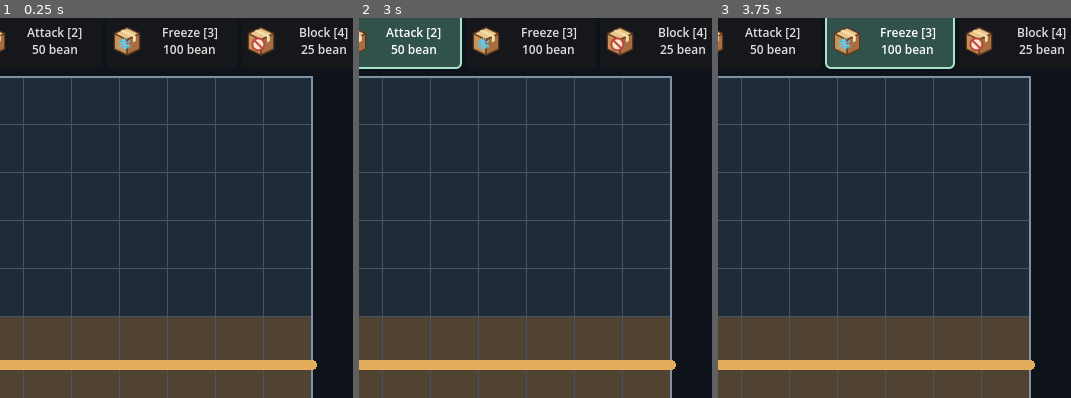
Above: before the commit, frames 1-3 (left to right).
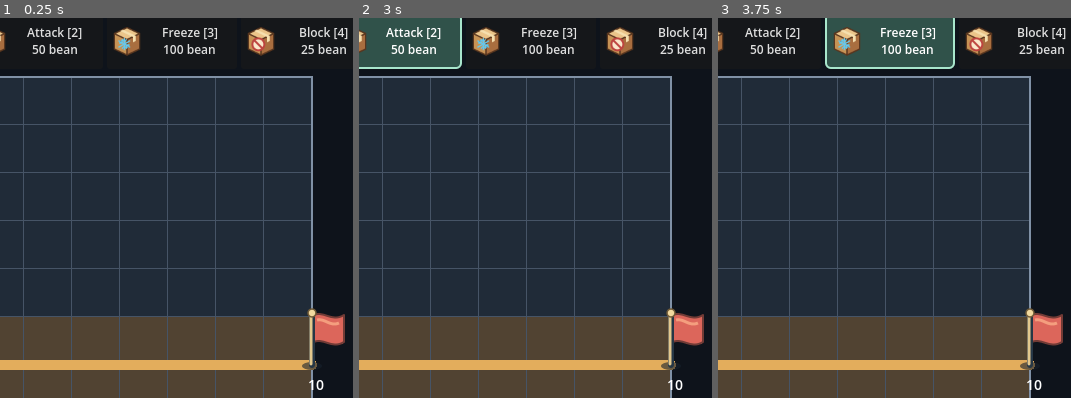
Above: after the commit, the same moments.

Repository: Charka123/GodotGame
Game: Godot game, scene res://scenes/main.tscn
Same seed, same stepped clock (60 frames per second), same inputs: the game is played once before the commit and once after it.
Inputs:
- Up to frame 1 (0.25 s): no input
- Up to frame 2 (3 s): click "Start Wave [N / Start]" at 0.5 s; click "Start Wave [N / Start]" at 1.25 s; click "Production [1] 0 bean" at 2 s; click "Attack [2] 50 bean" at 2.75 s
- Up to frame 3 (3.75 s): click "Freeze [3] 100 bean" at 3.5 s
The pictures show only the part of the screen within x 46-96%, y 1-51%; the shares and areas given below are measured in that part.

The runs differ from the first frame. In frame 1, 1.1% of the frame differs, in the area x 85-98%, y 76-98%; in frame 2, 1.1%; in frame 3, 1.1%.

Commit message:
Implemented a flag system for players to have up to 10 misses.

Diff:
--- /dev/null
+++ b/assets/goal_flag.svg
@@ -0,0 +1,8 @@
+<svg xmlns="http://www.w3.org/2000/svg" width="48" height="64" viewBox="0 0 48 64">
+  <ellipse cx="12" cy="59" rx="10" ry="4" fill="#17212c" fill-opacity=".6"/>
+  <path d="M12 9C23 2 31 16 44 8V35C31 43 23 29 12 36Z" fill="#dc665b" stroke="#713b36" stroke-width="2" stroke-linejoin="round"/>
+  <path d="M17 13C25 11 30 20 39 16" fill="none" stroke="#f49e7e" stroke-width="3"/>
+  <path d="M12 7V58" stroke="#263746" stroke-width="6" stroke-linecap="round"/>
+  <path d="M11 7V57" stroke="#e3c88d" stroke-width="3" stroke-linecap="round"/>
+  <circle cx="12" cy="6" r="4" fill="#f1d99f" stroke="#715b38" stroke-width="1.5"/>
+</svg>
--- /dev/null
+++ b/scenes/goal_flag.tscn
@@ -0,0 +1,21 @@
+[gd_scene load_steps=3 format=3]
+
+[ext_resource type="Script" path="res://scripts/goal_flag.gd" id="1_script"]
+[ext_resource type="Texture2D" path="res://assets/goal_flag.svg" id="2_flag"]
+
+[node name="GoalFlag" type="Node2D"]
+script = ExtResource("1_script")
+
+[node name="Sprite2D" type="Sprite2D" parent="."]
+texture = ExtResource("2_flag")
+offset = Vector2(12, -26)
+
+[node name="Counter" type="Label" parent="."]
+offset_left = -24.0
+offset_top = 10.0
+offset_right = 32.0
+offset_bottom = 30.0
+mouse_filter = 2
+theme_override_font_sizes/font_size = 14
+text = "10"
+horizontal_alignment = 1
--- a/scenes/grid_board.tscn
+++ b/scenes/grid_board.tscn
@@ -1,7 +1,8 @@
-[gd_scene load_steps=4 format=3]
+[gd_scene load_steps=5 format=3]
 
 [ext_resource type="Script" path="res://scripts/grid_board.gd" id="1_grid"]
 [ext_resource type="PackedScene" path="res://scenes/tower_placement.tscn" id="2_placement"]
+[ext_resource type="PackedScene" path="res://scenes/goal_flag.tscn" id="3_flag"]
 
 [sub_resource type="Curve2D" id="Curve2D_enemy_path"]
 _data = {
@@ -24,3 +25,6 @@
 antialiased = true
 
 [node name="TowerPlacement" parent="." instance=ExtResource("2_placement")]
+
+[node name="GoalFlag" parent="." instance=ExtResource("3_flag")]
+position = Vector2(576, 288)
--- a/scenes/main.tscn
+++ b/scenes/main.tscn
@@ -1,12 +1,14 @@
-[gd_scene load_steps=6 format=3]
+[gd_scene load_steps=7 format=3]
 
 [ext_resource type="PackedScene" path="res://scenes/grid_board.tscn" id="1_board"]
 [ext_resource type="PackedScene" path="res://scenes/bean_counter.tscn" id="2_counter"]
 [ext_resource type="PackedScene" path="res://scenes/package_selector.tscn" id="3_packages"]
 [ext_resource type="Script" path="res://scripts/package_delivery.gd" id="4_delivery"]
 [ext_resource type="PackedScene" path="res://scenes/wave_button.tscn" id="5_wave_button"]
+[ext_resource type="Script" path="res://scripts/main.gd" id="6_main"]
 
 [node name="Main" type="Node2D"]
+script = ExtResource("6_main")
 
 [node name="PackageDelivery" type="Node" parent="."]
 script = ExtResource("4_delivery")
@@ -33,3 +35,24 @@
 theme_override_font_sizes/font_size = 14
 text = "Right-click: build · Select package, then click tower: deliver
 Controller: D-pad / stick: move · Y: package · A: use / build · B: close"
+
+[node name="LossOverlay" type="ColorRect" parent="HUD"]
+visible = false
+anchors_preset = 15
+anchor_right = 1.0
+anchor_bottom = 1.0
+grow_horizontal = 2
+grow_vertical = 2
+color = Color(0.035, 0.045, 0.065, 0.88)
+
+[node name="Message" type="Label" parent="HUD/LossOverlay"]
+layout_mode = 0
+anchors_preset = 15
+anchor_right = 1.0
+anchor_bottom = 1.0
+grow_horizontal = 2
+grow_vertical = 2
+theme_override_font_sizes/font_size = 28
+text = "You lose\n10 mobs reached the flag"
+horizontal_alignment = 1
+vertical_alignment = 1
--- /dev/null
+++ b/scripts/goal_flag.gd
@@ -0,0 +1,19 @@
+extends Node2D
+## Future mobs call register_mob_passed() once when they reach the path endpoint.
+
+signal defeated
+
+const MAX_MOBS_PASSED := 10
+var mobs_passed := 0
+var is_defeated := false
+
+
+func register_mob_passed() -> void:
+	if is_defeated:
+		return
+	mobs_passed += 1
+	$Counter.text = str(MAX_MOBS_PASSED - mobs_passed)
+	if mobs_passed >= MAX_MOBS_PASSED:
+		is_defeated = true
+		$Sprite2D.modulate = Color(0.6, 0.6, 0.6)
+		defeated.emit()
--- /dev/null
+++ b/scripts/main.gd
@@ -0,0 +1,12 @@
+extends Node2D
+
+
+func _ready() -> void:
+	$GridBoard/GoalFlag.defeated.connect(_on_defeated)
+
+
+func _on_defeated() -> void:
+	$HUD/PackageSelector.clear_selection()
+	$HUD/WaveButton.disabled = true
+	$HUD/LossOverlay.show()
+	get_tree().paused = true
--- a/scripts/package_delivery.gd
+++ b/scripts/package_delivery.gd
@@ -55,7 +55,7 @@
 	board.add_child(parcel)
 	parcel.position = board.occupied_cells[cell].position + Vector2(0, -22)
 	# Leave a moment to see the package even when the starting tower is the endpoint.
-	await get_tree().create_timer(PASS_SECONDS).timeout
+	await get_tree().create_timer(PASS_SECONDS, false).timeout
 	while not board.occupied_cells[cell].blocks_packages:
 		var next_cell := cell + Vector2i.RIGHT
 		if not board.occupied_cells.has(next_cell):
--- /dev/null
+++ b/tests/goal_flag_test.gd
@@ -0,0 +1,34 @@
+extends SceneTree
+
+var defeat_count := 0
+
+
+func _initialize() -> void:
+	call_deferred("_run")
+
+
+func _run() -> void:
+	var main = load("res://scenes/main.tscn").instantiate()
+	root.add_child(main)
+	await process_frame
+	var flag = main.get_node("GridBoard/GoalFlag")
+	var path = main.get_node("GridBoard/EnemyPath")
+	assert(flag.position == path.curve.get_point_position(path.curve.point_count - 1))
+	flag.defeated.connect(func(): defeat_count += 1)
+	assert(flag.get_node("Counter").text == "10")
+	for count in range(9):
+		flag.register_mob_passed()
+		assert(flag.get_node("Counter").text == str(9 - count))
+	assert(flag.mobs_passed == 9)
+	assert(not flag.is_defeated and not paused)
+	assert(not main.get_node("HUD/LossOverlay").visible)
+	flag.register_mob_passed()
+	assert(flag.mobs_passed == 10 and flag.is_defeated)
+	assert(flag.get_node("Counter").text == "0")
+	assert(paused)
+	assert(main.get_node("HUD/LossOverlay").visible)
+	assert(main.get_node("HUD/WaveButton").disabled)
+	flag.register_mob_passed()
+	assert(flag.mobs_passed == 10 and defeat_count == 1)
+	print("PASS: flag at endpoint, defeat exactly at 10, gameplay paused, loss shown once")
+	quit()
Not shown, added: assets/goal_flag.svg.import
Not shown, added: scripts/goal_flag.gd.uid
Not shown, added: scripts/main.gd.uid
Not shown, added: tests/goal_flag_test.gd.uid
